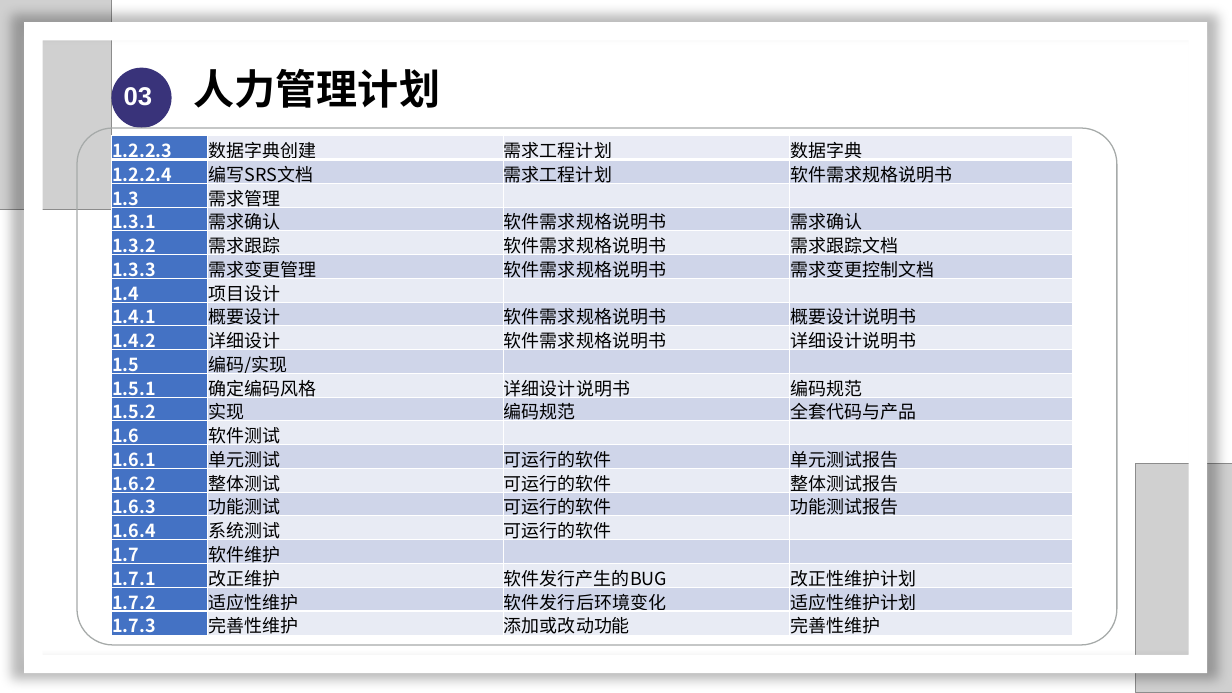
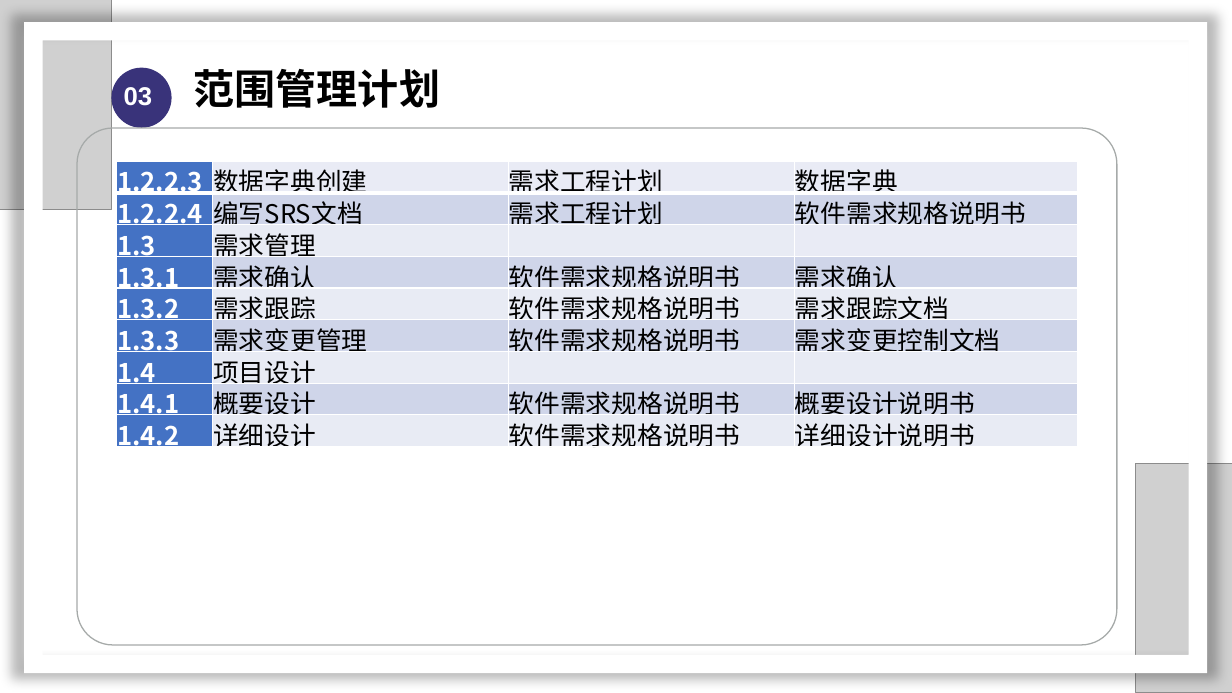
Before and after one commit to SarielX98/PRD2018G14, a slide deck: slide 31 of 受控文档/PPT/软件需求工程审核PPT.pptx (slide 28 before the commit). Drawn at 1232x693 pixels with LibreOffice and Linux fonts; fonts in the diff are those of the drawing; grey boxes stand for pictures; background and template pictures are left out. Boxes give left, top, right and bottom in pixels: in the first picture for what was removed or moved away, otherwise in the second. Text is boxed around its words. In the diff, an @@ line names an element or a change of style, - is before the commit and + after.

```diff
--- a/受控文档/PPT/软件需求工程审核PPT.pptx
+++ b/受控文档/PPT/软件需求工程审核PPT.pptx
@@ text at [194,69,440,108]: text changed @@
-人力管理计划
+范围管理计划
@@ table at [116,162,1079,456] @@
-row 10: 1.5 | 编码/实现 |  | 
-row 11: 1.5.1 | 确定编码风格 | 详细设计说明书 | 编码规范
-row 12: 1.5.2 | 实现 | 编码规范 | 全套代码与产品
-row 13: 1.6 | 软件测试 |  | 
-row 14: 1.6.1 | 单元测试 | 可运行的软件 | 单元测试报告
-row 15: 1.6.2 | 整体测试 | 可运行的软件 | 整体测试报告
-row 16: 1.6.3 | 功能测试 | 可运行的软件 | 功能测试报告
-row 17: 1.6.4 | 系统测试 | 可运行的软件 | 
-row 18: 1.7 | 软件维护 |  | 
-row 19: 1.7.1 | 改正维护 | 软件发行产生的BUG | 改正性维护计划
-row 20: 1.7.2 | 适应性维护 | 软件发行后环境变化 | 适应性维护计划
-row 21: 1.7.3 | 完善性维护 | 添加或改动功能 | 完善性维护
@@ table: place and size @@
-table at [112,136,1074,642]
+table at [116,162,1079,456]
```
Also in this commit, not shown: 19 other slides changed, 10 slides added, 1 slide removed, 1 other file.
